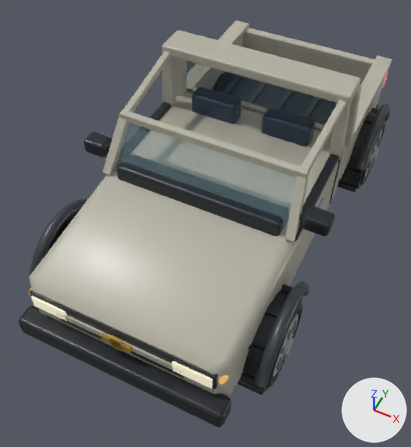
Renders of the glTF model public/models/la-raulina.glb from each side of a commit.
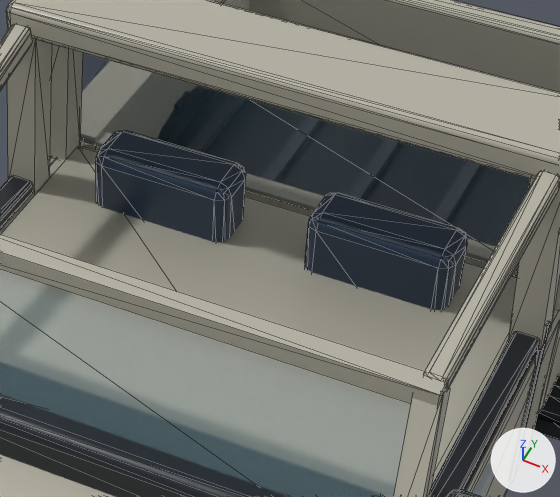
There are two pictures of each version: one whole from a 50 mm camera at (1.86, -4.48, 5.43) aimed at (-0.07, -0.62, 0.62), one close up on the part from 39% to 84% of the width and 10% to 47% of the height. The axes (+X, +Y, +Z) are drawn at lower right. The lights are the same throughout. The older version's two pictures come first. The close-ups show mesh edges as thin lines. Where no turn or scale is listed for an object, it has been applied to the vertices. Vertices at exactly the same position are counted once.

The first close-up shows 'bed-under_merged', 'cab-rear-glass', 'dashboard', 'door-line_merged', 'hull_merged', 'low-windscreen', 'seat-back_merged', 'tire_merged.001' and 2 more.
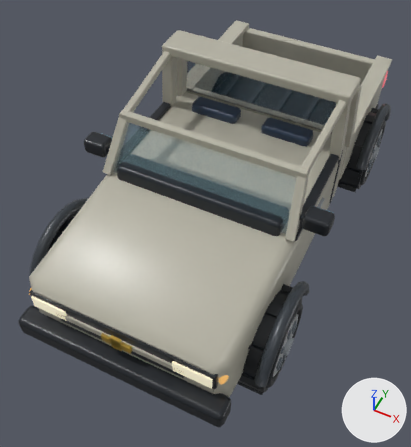
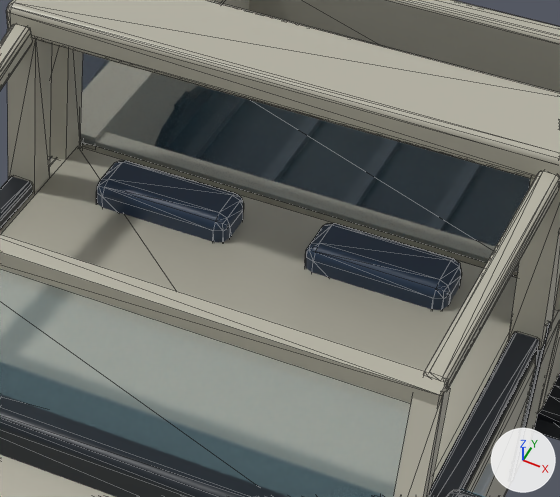
Where the change shows, as pixel boxes [x1, y1, x2, y2] in the close-ups (560 x 497 px; the box of a moved part takes in the faces that stretch with it):
```json
{"object": "seat-back_merged", "change": "reshaped", "before": [96, 131, 467, 310], "after": [96, 161, 462, 310], "on screen": "17% shorter"}
{"part": 1, "of": "me_mesh_33", "change": "moved or reshaped", "before": [96, 131, 467, 269], "after": [96, 161, 462, 299]}
{"part": 2, "of": "me_mesh_33", "change": "moved or reshaped", "before": [96, 163, 467, 310], "after": [96, 192, 462, 310], "on screen": "mostly hidden afterwards"}
```

The change, as JSON lines over the scene's bpy script:
```json
{"block": "me_mesh_33", "where": "# used by ob_seat_back_merged; location = (0.0, 0.0, 0.0)"}
{"op": "remove", "block": "me_mesh_33", "code": "me_mesh_33.from_pydata(...)  # 112 vertices, 216 faces; spans x -0.735..0.715, y 0.31..0.53, z 0.95..1.57"}
{"op": "add", "block": "me_mesh_33", "code": "me_mesh_33.from_pydata(...)  # 112 vertices, 216 faces; spans x -0.735..0.715, y 0.31..0.53, z 0.97..1.43"}
{"block": "me_mesh_33", "change": "me_mesh_33 part 1: all 56 vertices in x -0.735..0.715, y 0.31..0.53, z 1.52..1.57 are moved by (0.0, 0.0, -0.14)"}
{"block": "me_mesh_33", "change": "me_mesh_33 part 2: all 56 vertices in x -0.735..0.715, y 0.31..0.53, z 0.95..0.999 are moved by (0.0, 0.0, 0.02)"}
```
